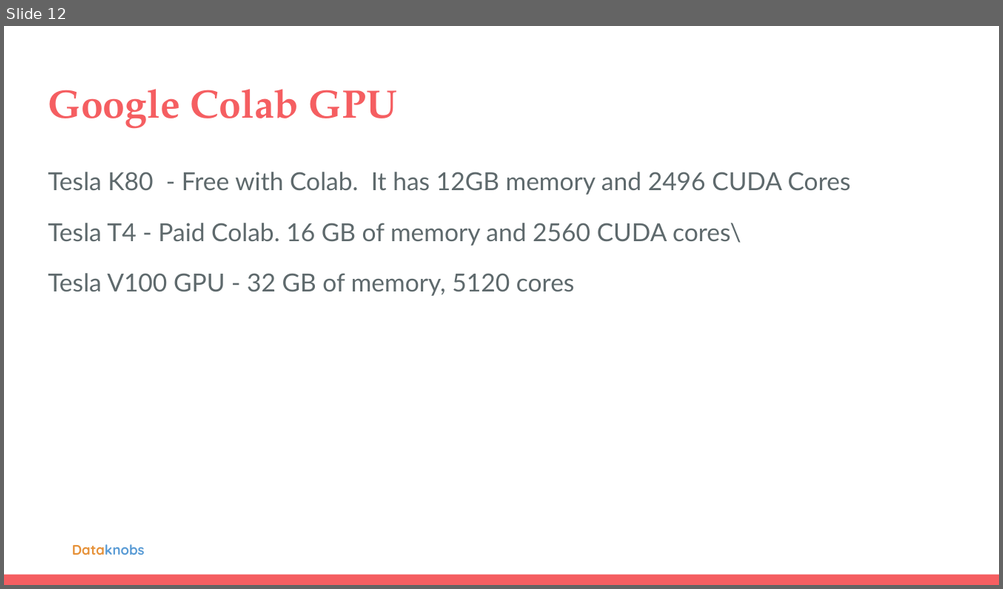
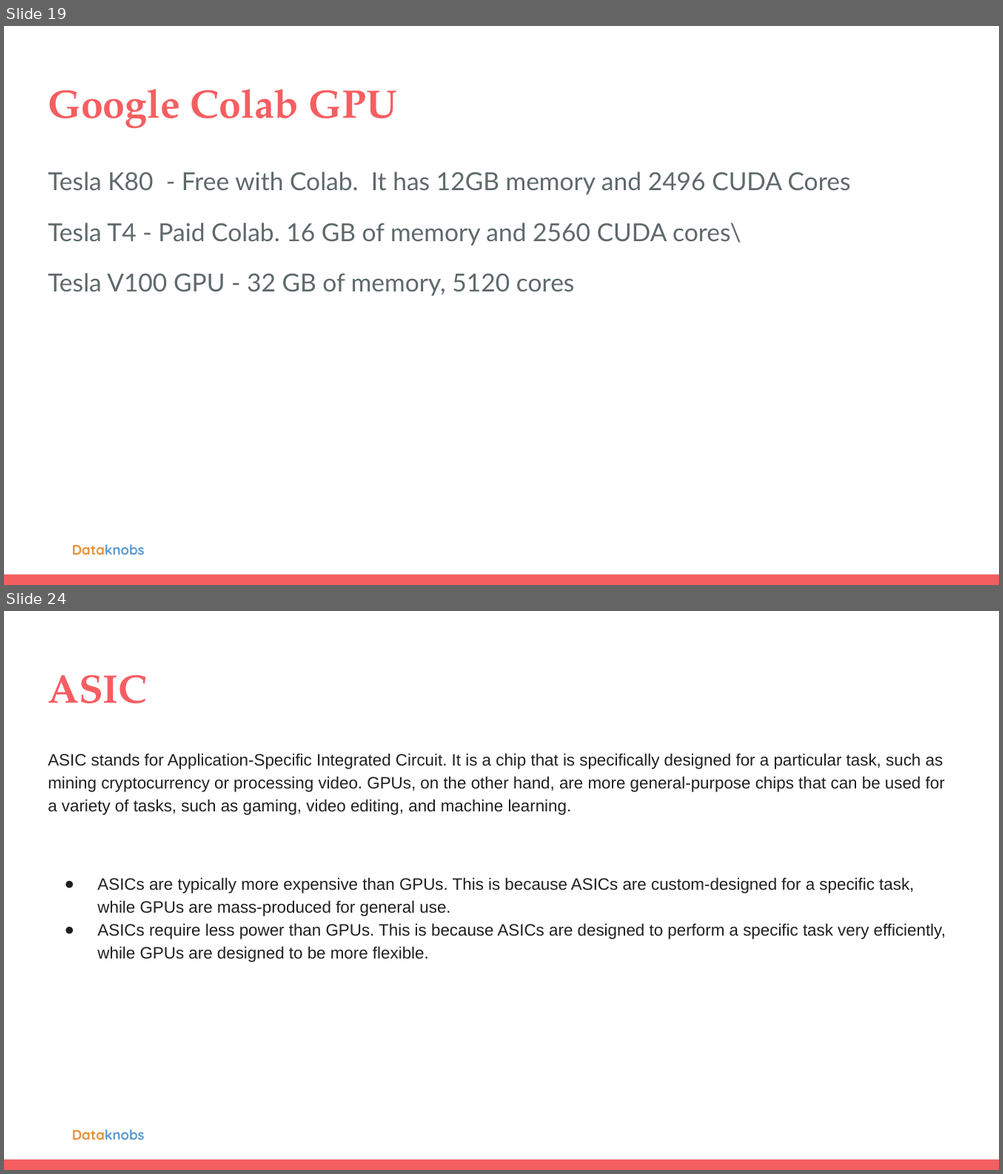
Before and after one commit to kreatewebsite/topkreate_kreatewebsite, a slide deck: input/content/gpu-vs-tpu-llms.pptx. Shown one above the other, each under a label of ours: slide 12 before the commit, slides 19 and 24 after it; the slides between them are not shown. The pictures are 1003x589 and 1003x1174 pixels, drawn with LibreOffice and Linux fonts; fonts in the diff are those of the drawing; background and template pictures are left out. Boxes give left, top, right and bottom in pixels: in the first picture for what was removed or moved away, otherwise in the second. Text is boxed around its words. In the diff, an @@ line names an element or a change of style, - is before the commit and + after.

```diff
--- a/input/content/gpu-vs-tpu-llms.pptx
+++ b/input/content/gpu-vs-tpu-llms.pptx
@@ slide 24 added at (x1=4, y1=611, x2=999, y2=1170), background #FFFFFF; not listed: 2 template elements that a slide beside it also shows @@
@@ title added at (x1=48, y1=675, x2=147, y2=703), 28.8 pt, text #F55E61, bold @@
+ASIC
@@ text added at (x1=48, y1=753, x2=945, y2=963), 12 pt, text #1F1F1F @@
+ASIC stands for Application-Specific Integrated Circuit. It is a chip that is specifically designed for a particular task, such as mining cryptocurrency or processing video. GPUs, on the other hand, are more general-purpose chips that can be used for a variety of tasks, such as gaming, video editing, and machine learning.
+● ASICs are typically more expensive than GPUs. This is because ASICs are custom-designed for a specific task, while GPUs are mass-produced for general use.
+● ASICs require less power than GPUs. This is because ASICs are designed to perform a specific task very efficiently, while GPUs are designed to be more flexible.
@@ what was slide 12 is now slide 19 @@
```
Also in this commit, not shown: 1 slide changed, 11 other slides added, 1 slide removed, 4 other files.
